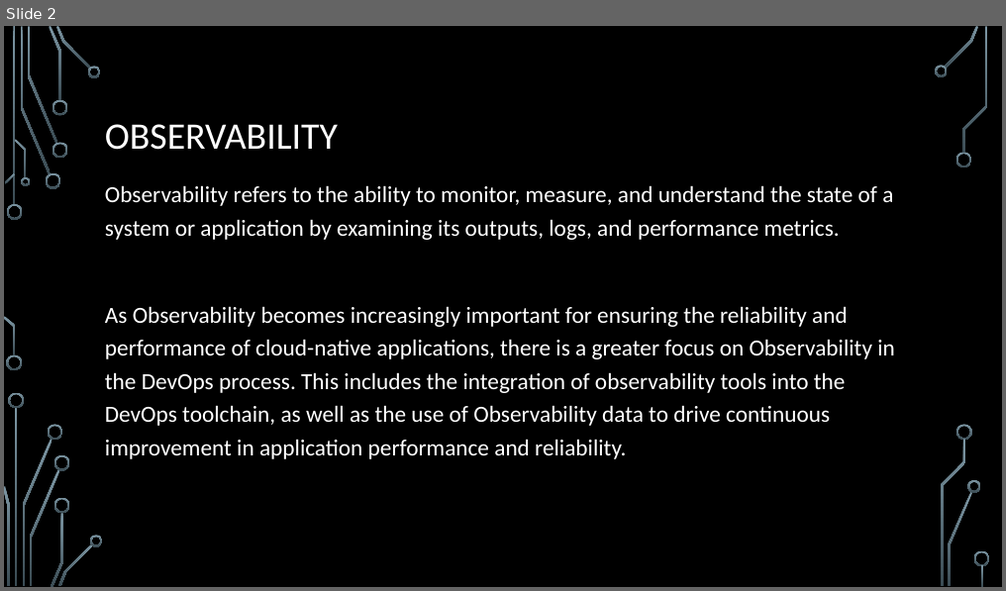
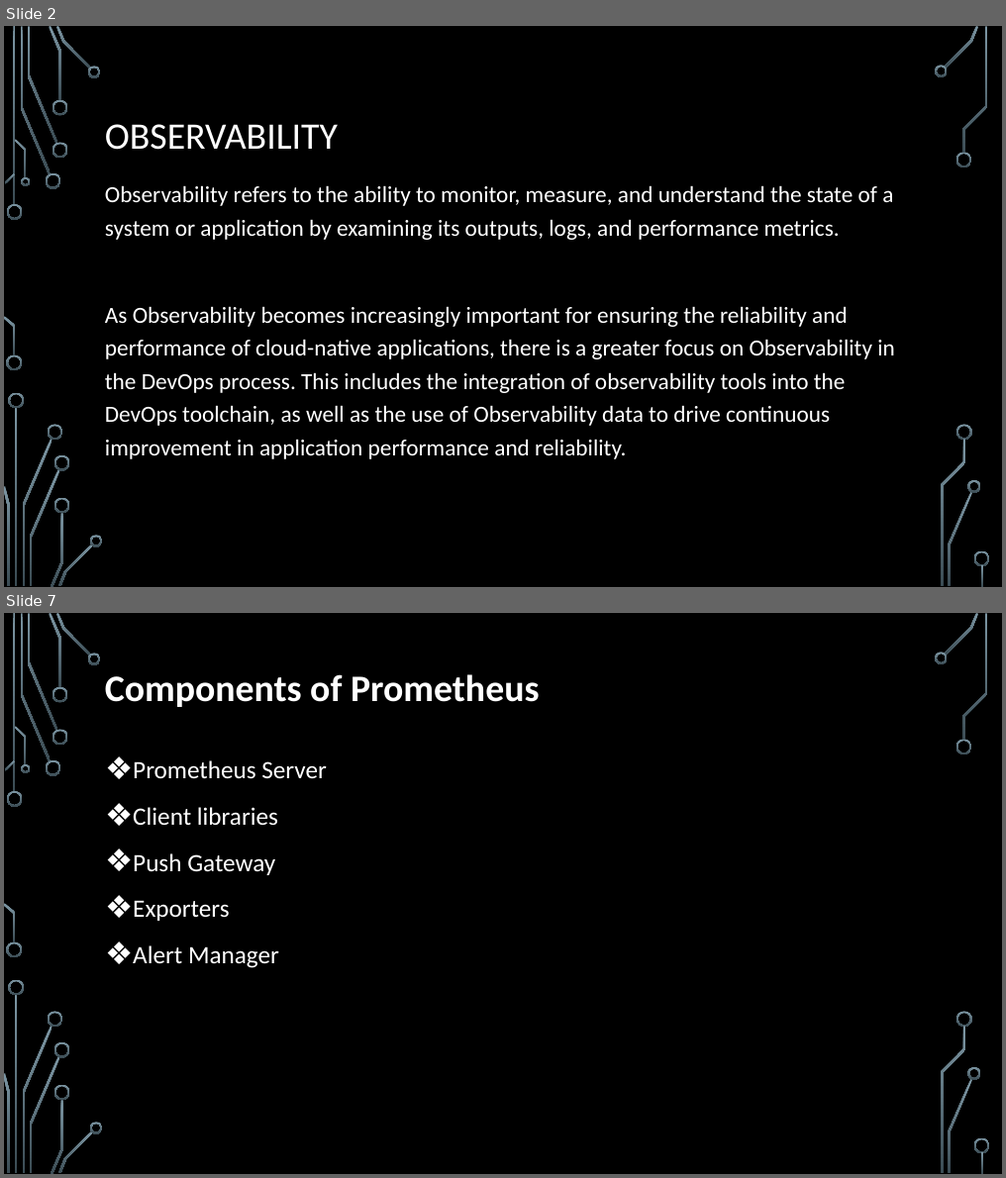
Before and after one commit to Mayur3099/Prometheus, a slide deck: Prometheus.pptx. Shown one above the other, each under a label of ours: slide 2 before the commit, slides 2 and 7 after it; the slides between them are not shown. The pictures are 1006x591 and 1006x1178 pixels, drawn with LibreOffice and Linux fonts; fonts in the diff are those of the drawing; background and template pictures are left out. Boxes give left, top, right and bottom in pixels: in the first picture for what was removed or moved away, otherwise in the second. Text is boxed around its words. In the diff, an @@ line names an element or a change of style, - is before the commit and + after.

```diff
--- a/Prometheus.pptx
+++ b/Prometheus.pptx
@@ slide 7 added at box(4, 613, 1002, 1174), background picture (left out); not listed: 36 template elements that a slide beside it also shows @@
@@ text added at box(105, 674, 540, 707), 36 pt, text #FFFFFF, bold @@
+Components of Prometheus
@@ text added at box(133, 761, 327, 968), 24 pt, text #FFFFFF @@
+❖ Prometheus Server
+❖ Client libraries
+❖ Push Gateway
+❖ Exporters
+❖ Alert Manager
```
Also in this commit, not shown: 1 slide changed, 5 other slides added, 1 other file.
